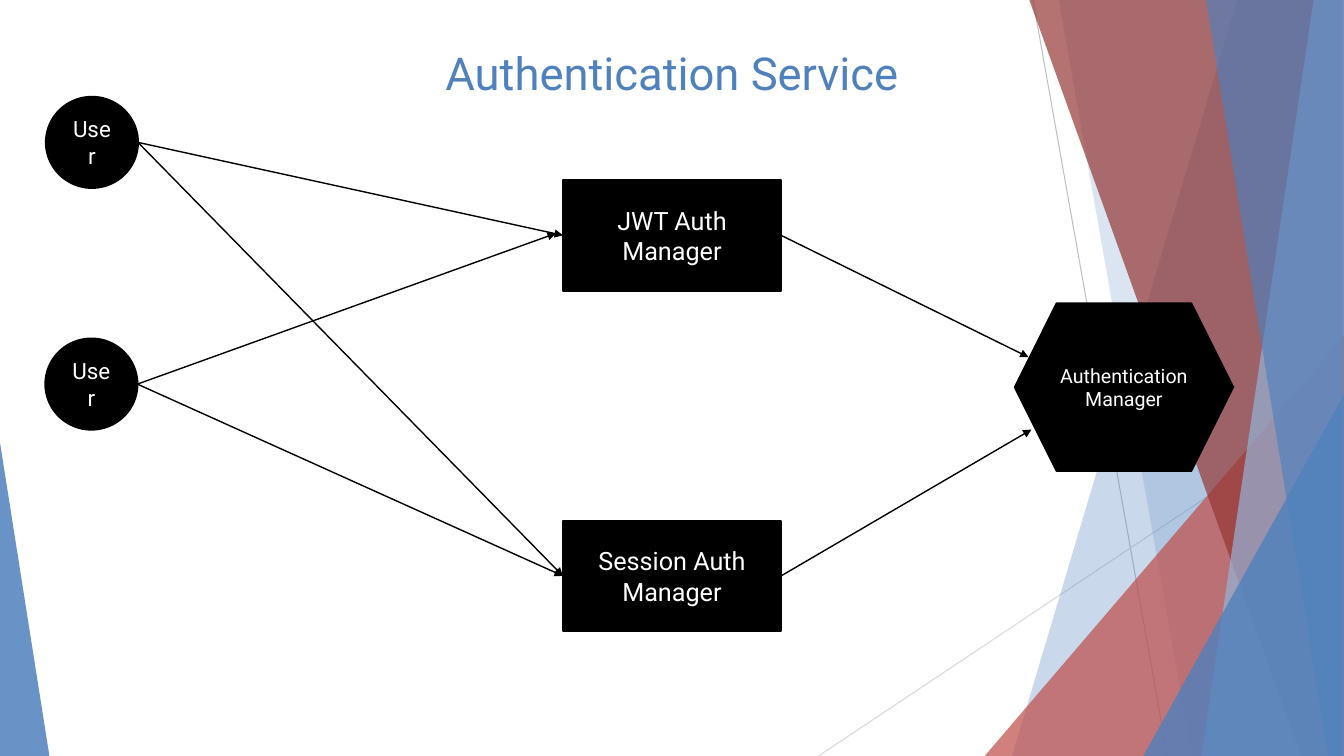
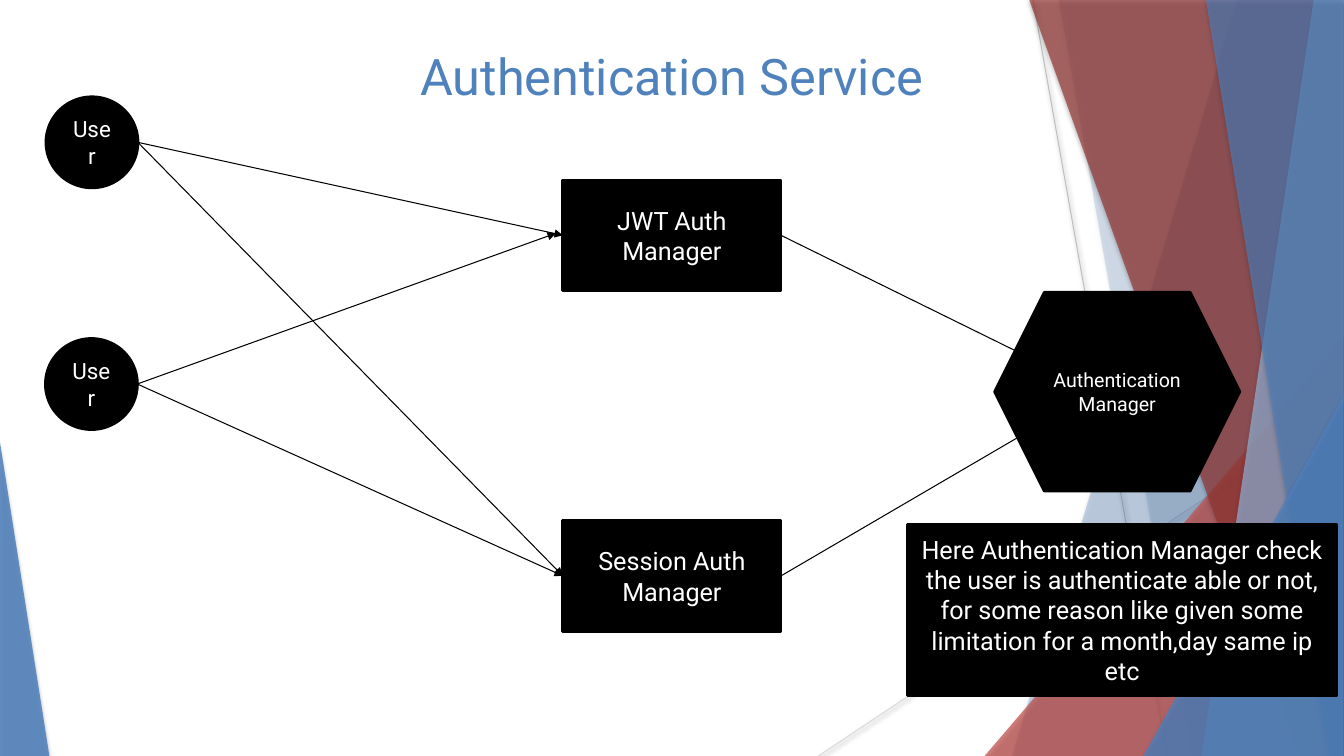
Before and after one commit to lemonbashar/spring-boot-app, a slide deck: slide 1 of src/architecture/Architecture.pptx. Drawn at 1344x756 pixels with LibreOffice and Linux fonts; fonts in the diff are those of the drawing. Boxes give left, top, right and bottom in pixels: in the first picture for what was removed or moved away, otherwise in the second. Text is boxed around its words. In the diff, an @@ line names an element or a change of style, - is before the commit and + after.

```diff
--- a/src/architecture/Architecture.pptx
+++ b/src/architecture/Architecture.pptx
@@ line (1033, 0) - (1168, 756): stroke #BFBFBF 0.75 pt to #BFBFBF 0.74 pt @@
@@ freeform shape at box(1059, 0, 1344, 756): shadow on; outline redrawn @@
@@ text "Authentication Service" at box(420, 57, 924, 96): size 32.4 to 36 pt @@
@@ arrow removed from (138, 142) to (563, 235) @@
@@ arrow removed from (138, 142) to (563, 576) @@
@@ freeform shape added at box(138, 142, 563, 235), outline #000000 0.75 pt @@
@@ freeform shape added at box(138, 142, 563, 576), outline #000000 0.75 pt @@
@@ arrow removed from (137, 384) to (556, 234) @@
@@ freeform shape added at box(137, 233, 556, 383), outline #000000 0.75 pt @@
@@ arrow removed from (781, 235) to (1028, 357) @@
@@ freeform shape added at box(781, 236, 1028, 358), outline #000000 0.75 pt @@
@@ hexagon "Authentication": place and size @@
-hexagon "Authentication" at box(1015, 303, 1234, 471)
+hexagon "Authentication" at box(995, 292, 1240, 491)
@@ hexagon "Authentication" at box(995, 292, 1240, 491): outline #000000 1.5 pt to #000000 2 pt; proportions changed @@
@@ arrow removed from (137, 384) to (563, 576) @@
@@ freeform shape added at box(137, 384, 563, 576), outline #000000 0.75 pt @@
@@ line (1344, 406) - (819, 756): stroke #D9D9D9 0.75 pt to #D9D9D9 0.74 pt @@
@@ shadow on in 6 elements at box(1012, 0, 1344, 756), box(985, 336, 1344, 756), box(1029, 0, 1344, 756), box(1202, 0, 1344, 756), box(1206, 0, 1344, 756), box(1143, 396, 1344, 756) @@
@@ arrow removed from (781, 576) to (1031, 430) @@
@@ freeform shape added at box(781, 430, 1031, 576), outline #000000 0.75 pt @@
@@ rectangle "Session Auth Manager" at box(563, 520, 780, 631): outline #000000 1.5 pt to #000000 2 pt @@
@@ rectangle added at box(907, 524, 1337, 696), fill #000000, outline #000000 2 pt, 18 pt, text #FFFFFF @@
+Here Authentication Manager check the user is authenticate able or not, for some reason like given some limitation for a month,day same ip etc
```
Also in this commit, not shown: 1 slide added, 1 slide removed, 5 other files.
